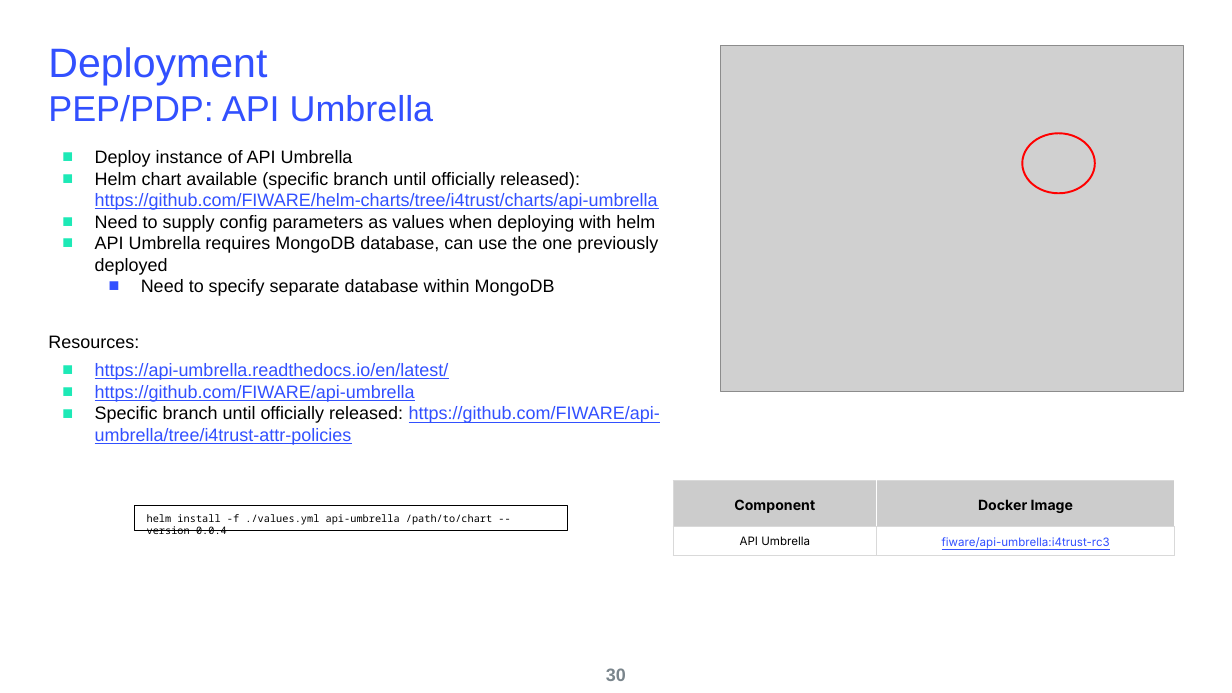
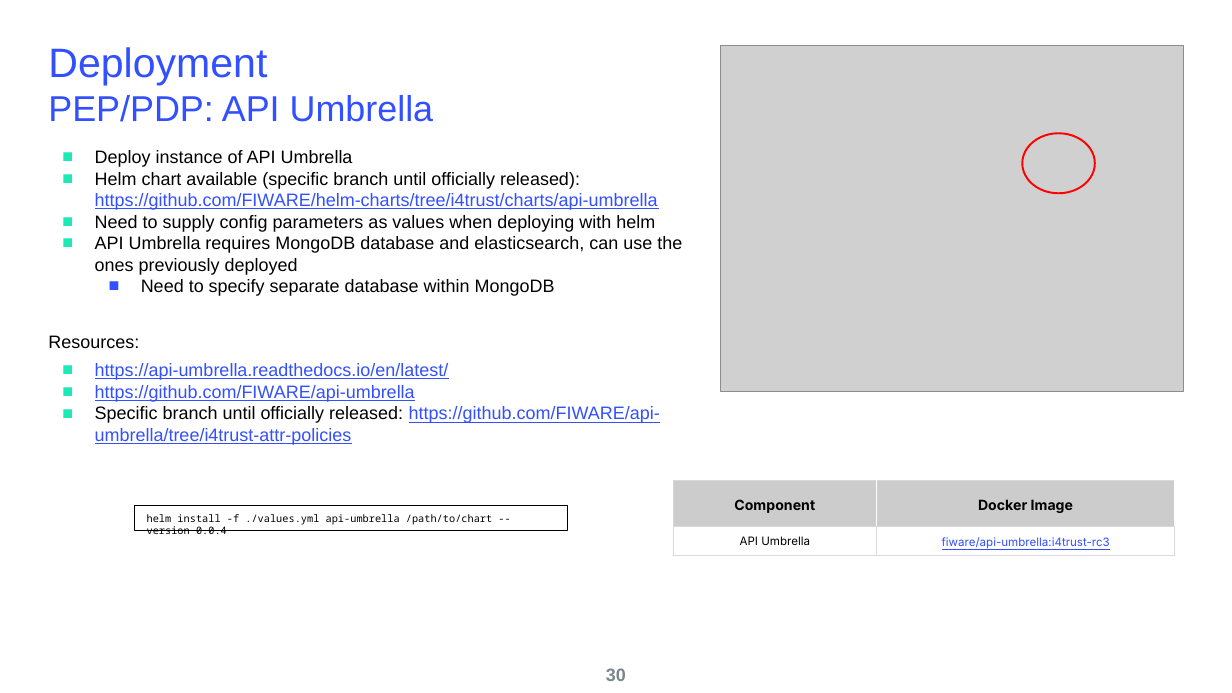
Before and after one commit to i4Trust/training, a slide deck: slide 31 of 2_Technology/Reference_Example-Detailed_walktrough/Slides_Walkthrough.pptx. Drawn at 1232x693 pixels with LibreOffice and Linux fonts; fonts in the diff are those of the drawing; grey boxes stand for pictures; background and template pictures are left out. Boxes give left, top, right and bottom in pixels: in the first picture for what was removed or moved away, otherwise in the second. Text is boxed around its words. In the diff, an @@ line names an element or a change of style, - is before the commit and + after.

```diff
--- a/2_Technology/Reference_Example-Detailed_walktrough/Slides_Walkthrough.pptx
+++ b/2_Technology/Reference_Example-Detailed_walktrough/Slides_Walkthrough.pptx
@@ text at bbox=[95, 236, 682, 275]: text changed @@
-■ API Umbrella requires MongoDB database, can use the one previously deployed
+■ API Umbrella requires MongoDB database and elasticsearch, can use the ones previously deployed
```
Also in this commit, not shown: 7 other slides changed, 1 slide added, 1 other file.
